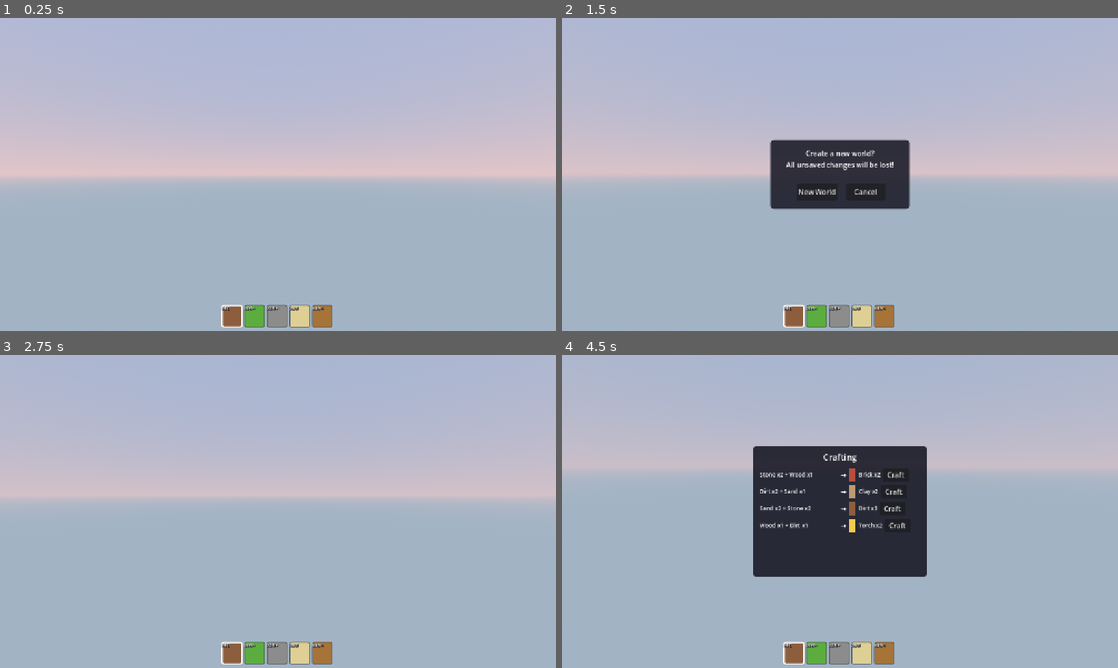
Above: before the commit, frames 1-4 (two rows, left to right).
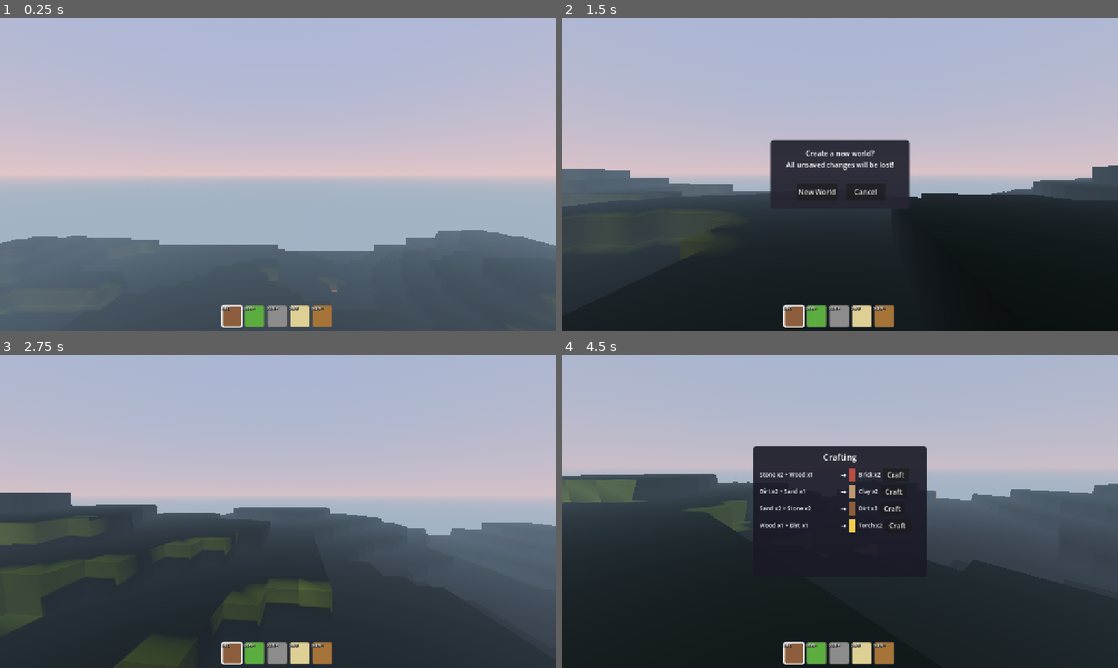
Above: after the commit, the same moments.

Repository: Tyler-Irving/godot-3d-testing
Game: Godot game, scene res://scenes/main.tscn
Same seed, same stepped clock (60 frames per second), same inputs: the game is played once before the commit and once after it.
Inputs (mouse positions are in pixels of both pictures, inside the frame that each line leads up to):
- Up to frame 1 (0.25 s): no input
- Up to frame 2 (1.5 s): tap Enter at 0.5 s; move the mouse to (867, 174) at 0.52 s; press the mouse at (867, 174) at 0.53 s; hold W (move_forward) from 0.53 s (still down); tap Space (jump) at 0.77 s; move the mouse to (812, 174) at 1.27 s; release the mouse at (812, 174) at 1.28 s; tap N (new_world) at 1.35 s
- Up to frame 3 (2.75 s): tap Space (jump) at 1.52 s; release W (move_forward) at 2 s; click "New World" at 2 s
- Up to frame 4 (4.5 s): move the mouse to (851, 505) at 2.77 s; hold Right mouse button (place_block) 2.78-3.53 s; hold W (move_forward) 2.78-4.28 s; move the mouse to (834, 517) at 3.52 s; tap C (toggle_crafting) at 3.6 s; tap Space (jump) at 3.77 s; move the mouse to (1006, 558) at 4.27 s; press the mouse at (1006, 558) at 4.28 s; hold A (move_left) from 4.28 s (still down)

The runs differ from the first frame. In frame 1, 27% of the frame differs, in the area x 0-100%, y 67-100%; in frame 2, 44%; in frame 3, 48%, in the area x 0-100%, y 44-100%; in frame 4, 48%.
Error before the commit: Parse Error: Cannot infer the type of "old_type" variable because the value doesn't have a set type. (res://scripts/world/world.gd:101)

Commit message:
Fix TorchManager class resolution and type inference errors
Use preload() for TorchManager script instead of relying on class_name
resolution (Godot may not have imported the new file yet). Fix two more
:= type inference errors on Dictionary/method return values.

Co-Authored-By: Claude Opus 4.6 <noreply@anthropic.com>

Diff:
--- a/scripts/world/world.gd
+++ b/scripts/world/world.gd
@@ -14,8 +14,10 @@
 ## Dictionary mapping Vector3i chunk positions to Chunk nodes
 var chunks: Dictionary = {}
 
+const TorchManagerScript := preload("res://scripts/world/torch_manager.gd")
+
 var generator: WorldGenerator
-var torch_manager: TorchManager
+var torch_manager: Node3D
 
 signal world_generated
 
@@ -24,7 +26,7 @@
 	generator = WorldGenerator.new()
 	generator.set_seed(world_seed)
 
-	torch_manager = TorchManager.new()
+	torch_manager = TorchManagerScript.new()
 	torch_manager.name = "TorchManager"
 	add_child(torch_manager)
 
@@ -98,7 +100,7 @@
 
 	# Handle torch placement/removal
 	var world_pos := Vector3i(world_x, world_y, world_z)
-	var old_type := chunks[chunk_pos].get_block(local_x, local_y, local_z)
+	var old_type: int = chunks[chunk_pos].get_block(local_x, local_y, local_z)
 
 	if old_type == BlockData.BlockType.TORCH:
 		torch_manager.remove_torch(world_pos)
@@ -152,7 +154,7 @@
 ## Apply saved block data to existing chunks, then rebuild meshes.
 func apply_save_data(chunks_data: Dictionary) -> void:
 	for key in chunks_data:
-		var parts := key.split(",")
+		var parts: PackedStringArray = key.split(",")
 		if parts.size() != 3:
 			continue
 		var chunk_pos := Vector3i(int(parts[0]), int(parts[1]), int(parts[2]))
